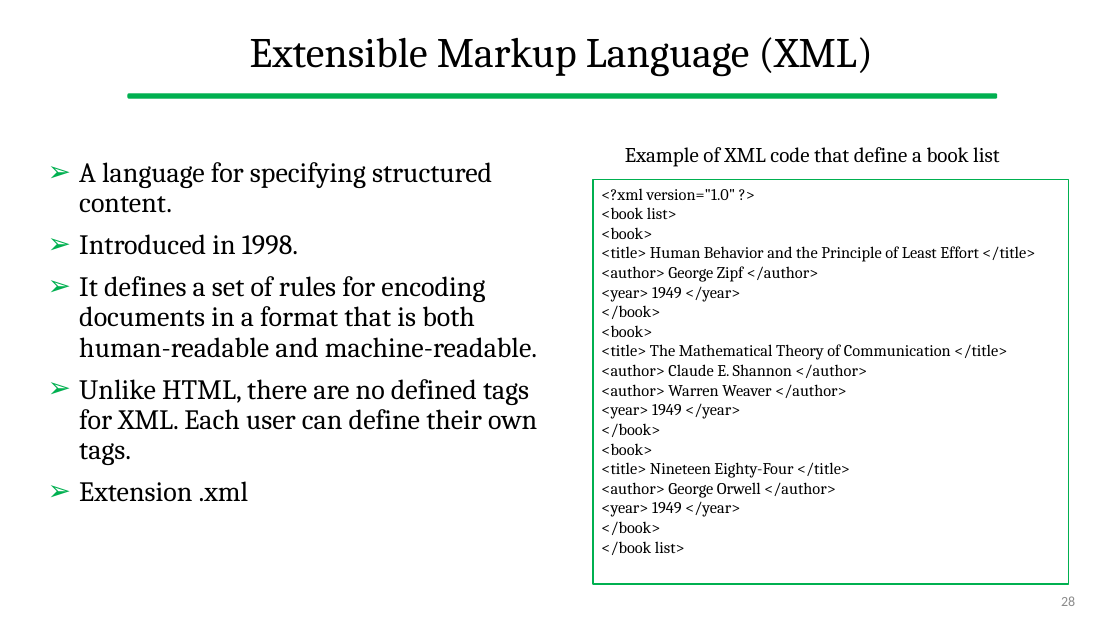
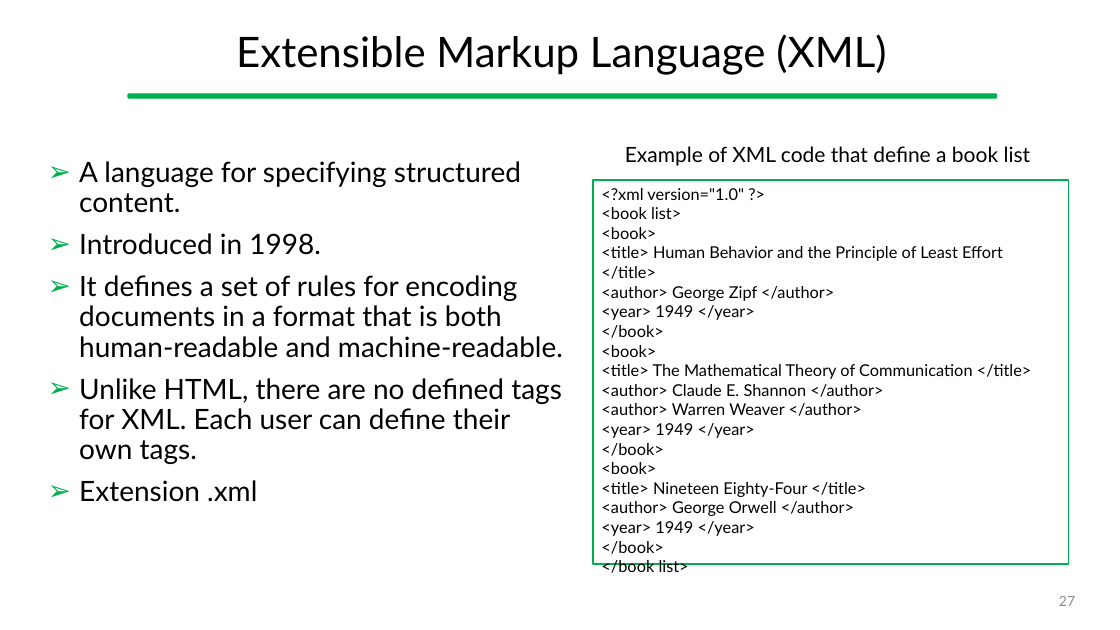
Before and after one commit to gcappon/bwthw, a slide deck: slide 27 of theory_05-http/theory_05-http.pptx (slide 28 before the commit). Drawn at 1120x630 pixels with LibreOffice and Linux fonts; fonts in the diff are those of the drawing. Boxes give left, top, right and bottom in pixels: in the first picture for what was removed or moved away, otherwise in the second. Text is boxed around its words. In the diff, an @@ line names an element or a change of style, - is before the commit and + after.

Commit message:
updated theory 5

```diff
--- a/theory_05-http/theory_05-http.pptx
+++ b/theory_05-http/theory_05-http.pptx
@@ font Cambria to Lato in 4 elements at bbox=[236, 34, 886, 75], bbox=[79, 161, 563, 502], bbox=[625, 146, 1031, 166], bbox=[593, 180, 1069, 565] @@
@@ rectangle "<?xml version="1.0" ?>": place and size @@
-rectangle "<?xml version="1.0" ?>" at bbox=[593, 180, 1069, 584]
+rectangle "<?xml version="1.0" ?>" at bbox=[593, 180, 1069, 565]
@@ page number at bbox=[1059, 596, 1075, 606]: text changed; font Calibri to Lato @@
-28
+27
```
Also in this commit, not shown: 34 other slides changed, 2 slides added, 3 slides removed, 3 other files.
